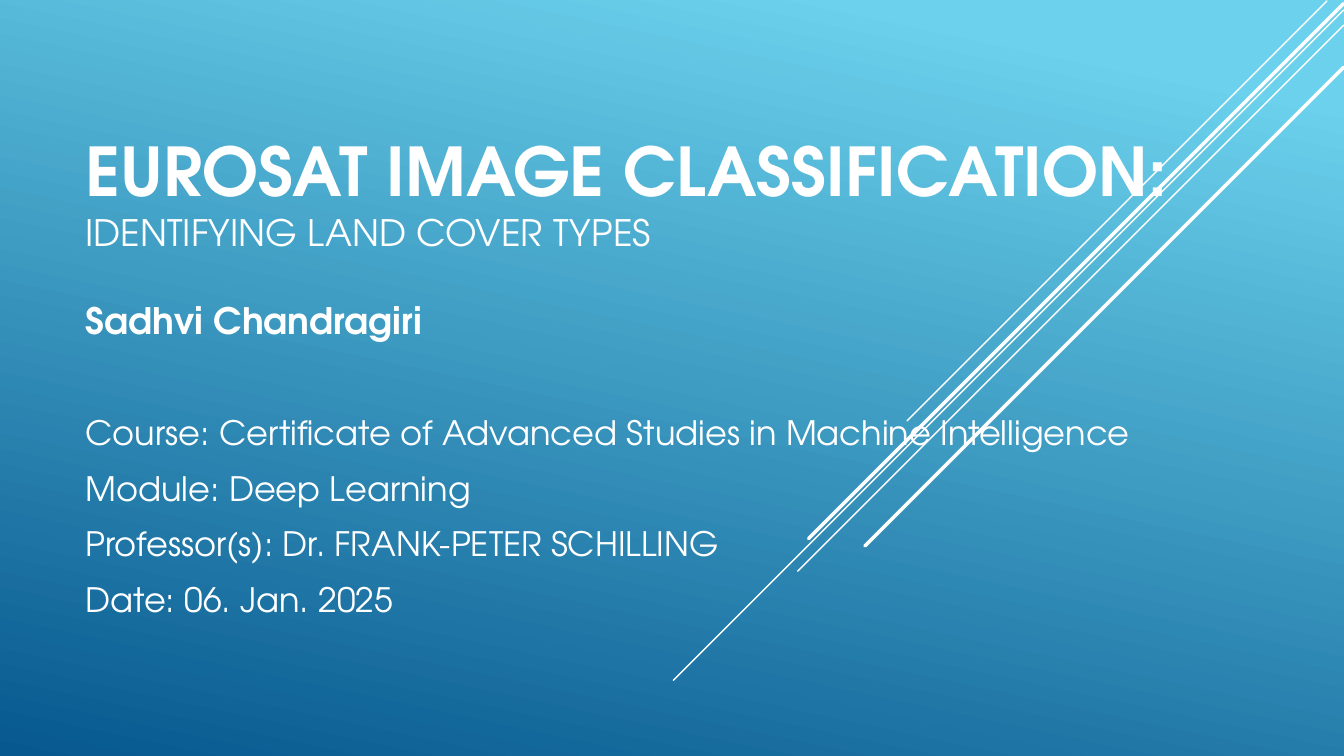
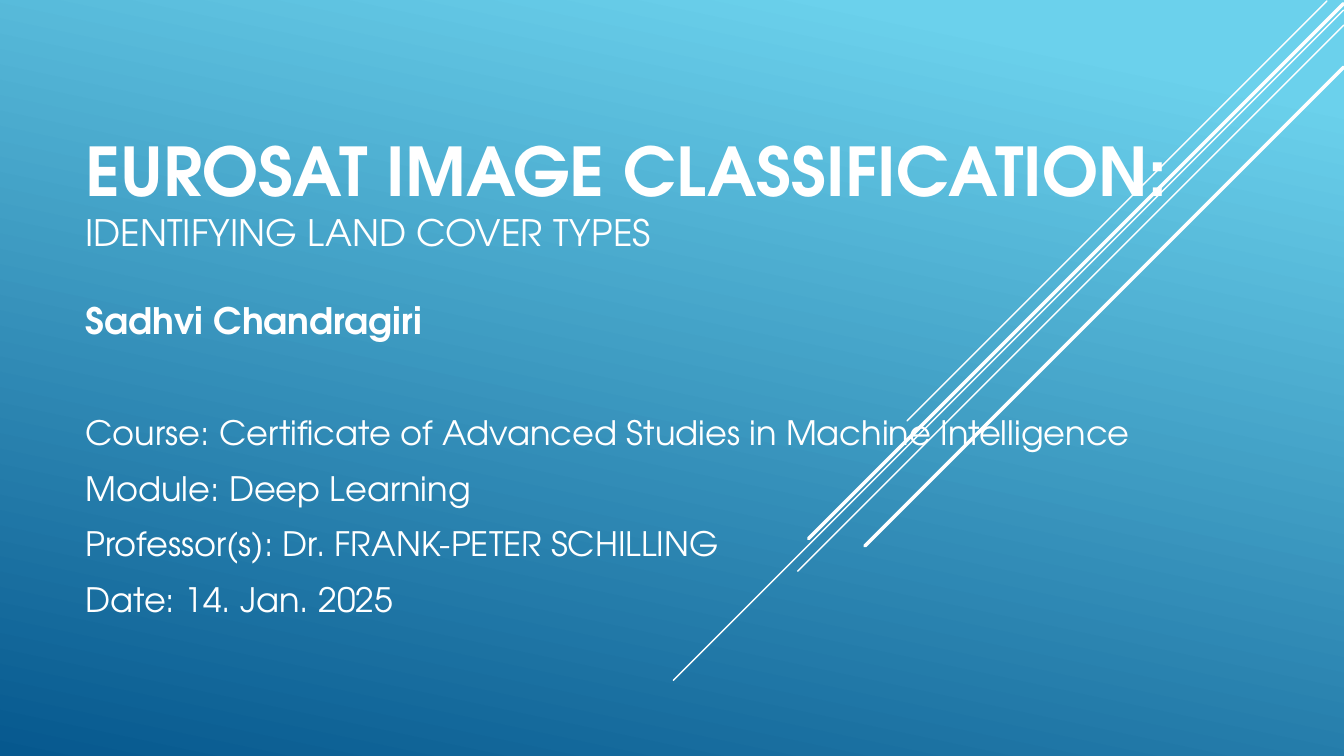
Before and after one commit to sadhchanGitHub/data_science_projects, a slide deck: slide 1 of cas_deepL_project/Eurosat_Image_Classification_Project.pptx. Drawn at 1344x756 pixels with LibreOffice and Linux fonts; fonts in the diff are those of the drawing. Boxes give left, top, right and bottom in pixels: in the first picture for what was removed or moved away, otherwise in the second. Text is boxed around its words. In the diff, an @@ line names an element or a change of style, - is before the commit and + after.

```diff
--- a/cas_deepL_project/Eurosat_Image_Classification_Project.pptx
+++ b/cas_deepL_project/Eurosat_Image_Classification_Project.pptx
@@ subtitle at (86, 586, 393, 613): text changed @@
-Date: 06. Jan. 2025
+Date: 14. Jan. 2025
```
Also in this commit, not shown: 3 other slides changed, 3 slides added, 2 slides removed, 29 other files.
